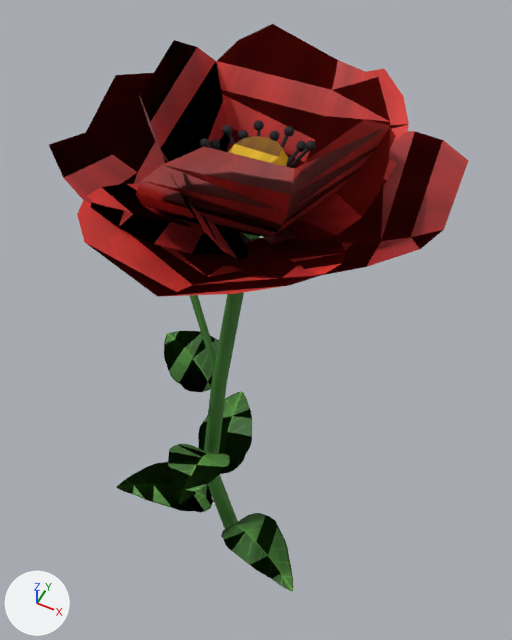
Renders of the glTF model assets/modelos/amapola_gigante.gltf from each side of a commit.
Rendered twice from a 50 mm lens placed at (0.95, -1.61, 3.94), pointed at (0.06, 0.18, 1.71). Every picture has the same lights, and +X, +Y and +Z are marked at lower left. The picture after the commit comes second. Vertices at exactly the same position are counted once.

In view in the first picture: 'amapola_gigante'.
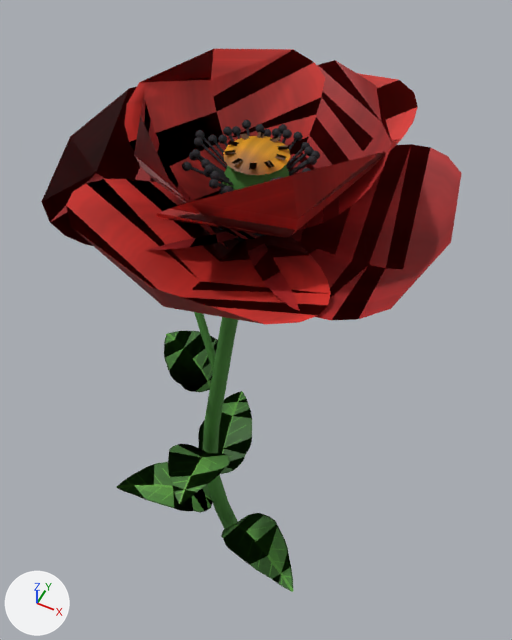
The change, as a list of edits to the scene's bpy script:
```text
Add mat_petalo_amarillo_osc:
    mat_petalo_amarillo_osc = bpy.data.materials.new('petalo_amarillo_osc')
    # colours: orange #eda512
    # uses the picture img_petalo
Add mat_centro_flor:
    mat_centro_flor = bpy.data.materials.new('centro_flor')
    # colours: brown #5f3e20
    # uses the picture img_liso
Change me_amapola_gigante:
    remove me_amapola_gigante.from_pydata(...)  # 1713 vertices, 3006 faces; spans x -0.62..0.76, y -0.66..0.49, z -0.01..2.98
    add me_amapola_gigante.from_pydata(...)  # 3365 vertices, 5952 faces; spans x -0.62..0.78, y -0.64..0.49, z -0.01..2.93
    me_amapola_gigante part 1: a new loose piece, an icosphere of 80 faces spanning x -0.012..0.016, y -0.09..-0.062, z 2.734..2.762, in mat_negro
    me_amapola_gigante part 2: the loose piece of 6 vertices spanning x 0.05..0.2, y -0.2..-0.09, z 2.59..2.74 is scaled about its middle by (1.38, -0.26, 0.919), then moved by (-0.03, 0.06, 0.01)
    me_amapola_gigante part 3: the loose piece of 6 vertices spanning x 0.2..0.32, y -0.23..-0.1, z 2.59..2.74 is scaled about its middle by (1.57, -0.739, -0.737), then moved by (-0.14, 0.02, 0.0)
    me_amapola_gigante part 4: the loose piece of 6 vertices spanning x 0.09..0.2, y -0.1..0.03, z 2.59..2.71 is scaled about its middle by (1.53, -0.389, 1.04), then moved by (-0.03, -0.09, 0.02)
    me_amapola_gigante part 5: a new loose piece, an icosphere of 80 faces spanning x 0.1..0.128, y -0.234..-0.206, z 2.741..2.769, in mat_negro
    me_amapola_gigante part 6: the loose piece of 6 vertices spanning x 0.13..0.21, y -0.26..-0.1, z 2.59..2.74 is copied, and the copy is scaled about its middle by (0.831, 0.877, 0.951), then moved by (0.01, 0.01, 0.02); it spans x 0.14..0.2, y -0.24..-0.1, z 2.61..2.76
    me_amapola_gigante part 7: the loose piece of 6 vertices spanning x 0.19..0.27, y -0.1..0.06, z 2.59..2.71 is scaled about its middle by (0.43, -0.962, 0.98), then moved by (-0.02, -0.15, 0.02)
    me_amapola_gigante part 8: the loose piece of 6 vertices spanning x 0.2..0.37, y -0.15..-0.09, z 2.59..2.74 is copied, and the copy is scaled about its middle by (0.866, -1.41, 0.855), then moved by (-0.01, 0.06, 0.01); it spans x 0.2..0.34, y -0.1..-0.03, z 2.61..2.74
    me_amapola_gigante part 9: the loose piece of 24 vertices spanning x 0.11..0.29, y -0.19..-0.01, z 2.74..2.77 is rebuilt with 37 vertices and now spans x 0.1..0.29, y -0.19..-0.01, z 2.76..2.79, in mat_petalo_amarillo_osc
    me_amapola_gigante part 10: the loose piece of 21 vertices spanning x 0.2..0.76, y -0.46..0.26, z 2.48..2.79 is rebuilt with 31 vertices and now spans x 0.2..0.78, y -0.49..0.27, z 2.48..2.68
    me_amapola_gigante part 11: the loose piece of 21 vertices spanning x -0.17..0.55, y -0.11..0.46, z 2.48..2.79 is rebuilt with 31 vertices and now spans x -0.21..0.54, y -0.1..0.48, z 2.5..2.77
    me_amapola_gigante part 12: the loose piece of 21 vertices spanning x -0.15..0.56, y -0.66..-0.1, z 2.48..2.79 is rebuilt with 31 vertices and now spans x -0.19..0.57, y -0.64..-0.09, z 2.5..2.74
    me_amapola_gigante part 13: the loose piece of 21 vertices spanning x -0.1..0.57, y -0.18..0.2, z 2.52..2.98 is rebuilt with 31 vertices and now spans x 0.11..0.58, y -0.24..0.3, z 2.51..2.92, in mat_petalo_rojo_osc
    me_amapola_gigante part 14: the loose piece of 21 vertices spanning x -0.01..0.55, y -0.44..0.09, z 2.52..2.98 is rebuilt with 31 vertices and now spans x 0.07..0.57, y -0.48..0.03, z 2.51..2.91
    me_amapola_gigante part 15: the loose piece of 21 vertices spanning x -0.36..0.22, y -0.49..0.23, z 2.48..2.79 is rebuilt with 31 vertices and now spans x -0.41..0.21, y -0.53..0.23, z 2.49..2.7
    me_amapola_gigante part 16: the loose piece of 21 vertices spanning x -0.1..0.28, y -0.47..0.19, z 2.52..2.98 is rebuilt with 31 vertices and now spans x -0.17..0.3, y -0.47..0.06, z 2.52..2.92
    me_amapola_gigante part 17: 256 vertices moved from x -0.04..0.38, y -0.28..0.08, z 1.41..2.76 to x -0.04..0.39, y -0.28..0.11, z 1.41..2.76; 615 vertices removed from x -0.48..0.38, y -0.28..0.38, z -0.01..2.76; 1998 vertices added at x -0.5..0.4, y -0.28..0.38, z -0.01..2.93
    me_amapola_gigante part 18: 68 kept faces spanning x 0.02..0.39, y -0.28..0.1, z 2.69..2.75 get new texture (UV) coordinates
    other edits to the shape of me_amapola_gigante do not show in these pictures
    remove me_amapola_gigante.materials.append(mat_petalo_amarillo)
    add me_amapola_gigante.materials.append(mat_centro_flor)
    add me_amapola_gigante.materials.append(mat_petalo_amarillo_osc)
```

Location of each change, (x1, y1, x2, y2) in pixels of the pictures (512 x 640 px; the box of a moved part takes in the faces that stretch with it):
'amapola_gigante', reshaped
    before: (49, 24, 469, 592)
    after: (41, 49, 462, 592)
part 1 of me_amapola_gigante, added
    after: (195, 130, 205, 139)
part 2 of me_amapola_gigante, moved or reshaped (not visible before)
    after: (203, 137, 228, 166)
part 3 of me_amapola_gigante, moved or reshaped (not visible before)
    after: (191, 167, 223, 183)
part 4 of me_amapola_gigante, moved or reshaped (not visible before)
    after: (199, 155, 224, 173)
part 5 of me_amapola_gigante, added
    after: (205, 164, 215, 175)
part 6 of me_amapola_gigante, added (mostly hidden)
    after: (219, 177, 233, 185)
part 7 of me_amapola_gigante, moved or reshaped (not visible afterwards)
    before: (286, 149, 299, 167)
part 8 of me_amapola_gigante, added (mostly hidden)
    after: (289, 162, 309, 176)
part 9 of me_amapola_gigante, rebuilt
    before: (229, 136, 288, 166)
    after: (223, 136, 290, 175)
part 10 of me_amapola_gigante, rebuilt (11% narrower, 20% taller)
    before: (226, 131, 469, 278)
    after: (245, 144, 462, 321)
part 11 of me_amapola_gigante, rebuilt
    before: (367, 69, 409, 184)
    after: (357, 73, 418, 151)
part 12 of me_amapola_gigante, rebuilt (27% taller)
    before: (77, 183, 347, 297)
    after: (66, 179, 331, 324)
part 13 of me_amapola_gigante, rebuilt
    before: (216, 24, 390, 242)
    after: (293, 60, 392, 230)
part 14 of me_amapola_gigante, rebuilt (10% narrower, 26% shorter)
    before: (136, 119, 395, 237)
    after: (157, 151, 390, 238)
part 15 of me_amapola_gigante, rebuilt (9% shorter)
    before: (49, 73, 239, 254)
    after: (41, 87, 238, 251)
part 16 of me_amapola_gigante, rebuilt
    before: (140, 40, 248, 259)
    after: (134, 97, 260, 239)
part 17 of me_amapola_gigante, cut back
    before: (189, 120, 316, 529)
    after: (124, 49, 325, 530)
part 18 of me_amapola_gigante, surface changed
    before: (199, 135, 314, 147)
    after: (185, 128, 310, 194)
